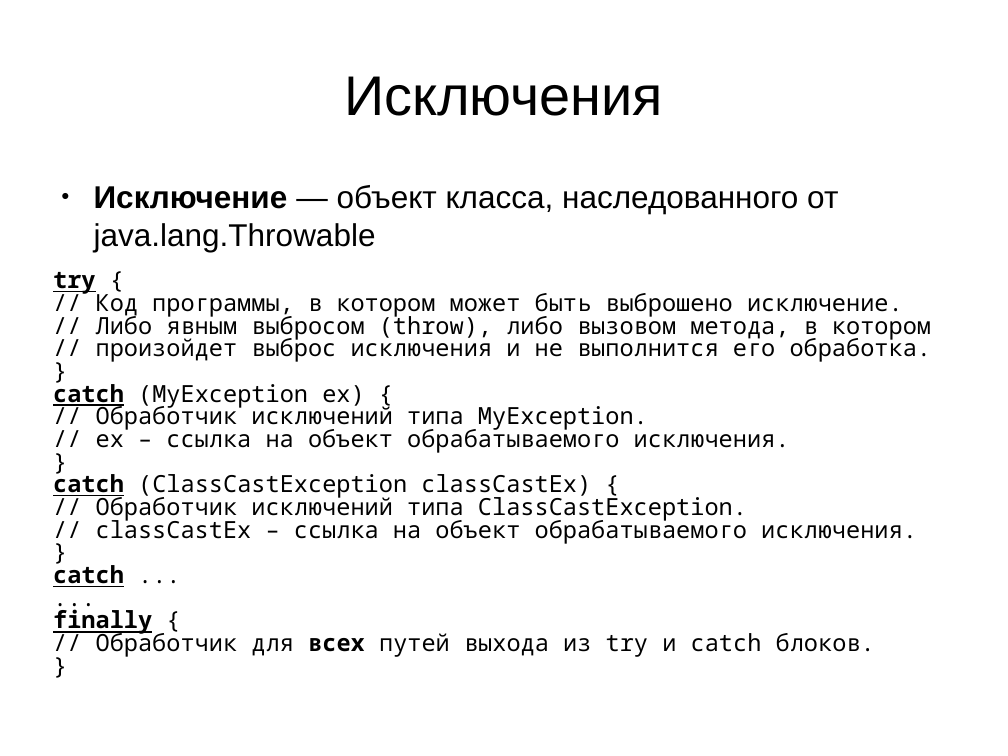
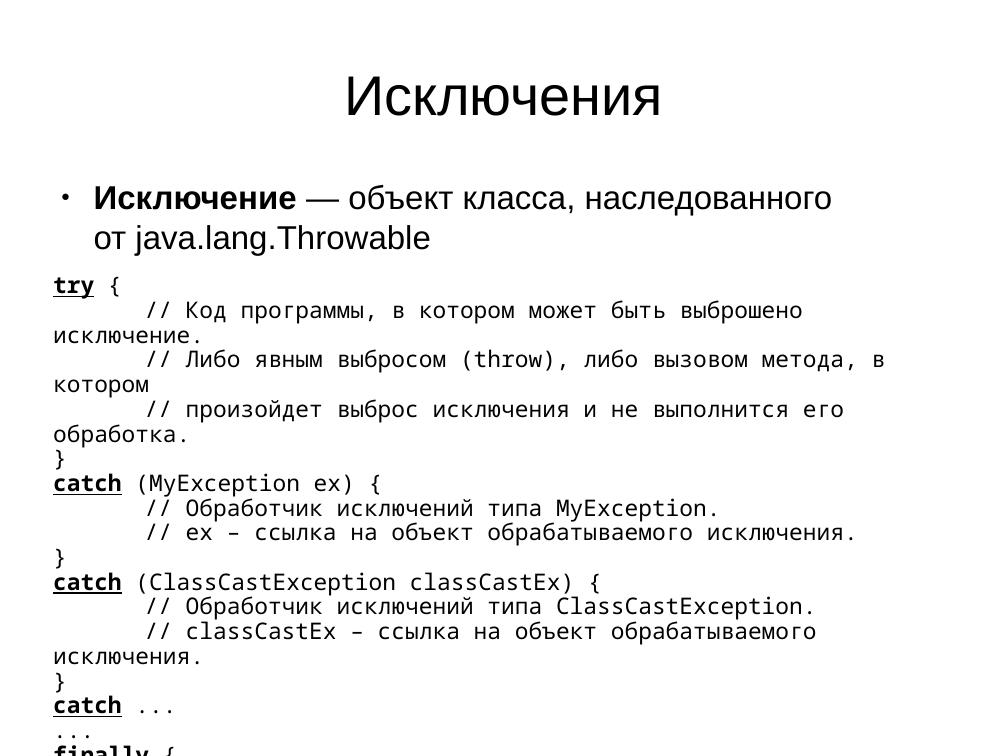
Before and after one commit to kikht/java-examples, a slide deck: slide 27 of slides/01-intro.odp (slide 30 before the commit). Drawn at 1008x756 pixels with LibreOffice and Linux fonts; fonts in the diff are those of the drawing. Boxes give left, top, right and bottom in pixels: in the first picture for what was removed or moved away, otherwise in the second. Text is boxed around its words. In the diff, an @@ line names an element or a change of style, - is before the commit and + after.

```diff
--- a/slides/01-intro.odp
+++ b/slides/01-intro.odp
@@ text at bbox=[94, 185, 833, 256]: size 24.8 to 26 pt in "Исключение — объект класса, наследованного от java.lang.Thro ..."; size 18.6 to 18 pt in "}", "}", "}", "catch ..." and 2 more places; line spacing 0.8 to 0.9 @@
@@ text at bbox=[53, 277, 885, 448]: text changed; size 18.6 to 18 pt @@
-try {
-// Код программы, в котором может быть выброшено исключение.
-// Либо явным выбросом (throw), либо вызовом метода, в котором
-// произойдет выброс исключения и не выполнится его обработка.
+try {
+// Код программы, в котором может быть выброшено исключение.
+// Либо явным выбросом (throw), либо вызовом метода, в котором
+// произойдет выброс исключения и не выполнится его обработка.
@@ text at bbox=[53, 473, 858, 546]: text changed; size 18.6 to 18 pt @@
-catch (MyException ex) {
-// Обработчик исключений типа MyException.
-// ex – ссылка на объект обрабатываемого исключения.
+catch (MyException ex) {
+// Обработчик исключений типа MyException.
+// ex – ссылка на объект обрабатываемого исключения.
@@ text at bbox=[53, 572, 817, 665]: text changed; size 18.6 to 18 pt @@
-catch (ClassCastException classCastEx) {
-// Обработчик исключений типа ClassCastException.
-// classCastEx – ссылка на объект обрабатываемого исключения.
+catch (ClassCastException classCastEx) {
+// Обработчик исключений типа ClassCastException.
+// classCastEx – ссылка на объект обрабатываемого исключения.
@@ text at bbox=[53, 609, 875, 657]: text changed; size 18.6 to 18 pt @@
-finally {
-// Обработчик для всех путей выхода из try и catch блоков.
+finally {
+// Обработчик для всех путей выхода из try и catch блоков.
```
Also in this commit, not shown: 14 other slides changed, 1 slide added, 3 slides removed, 3 other files.
